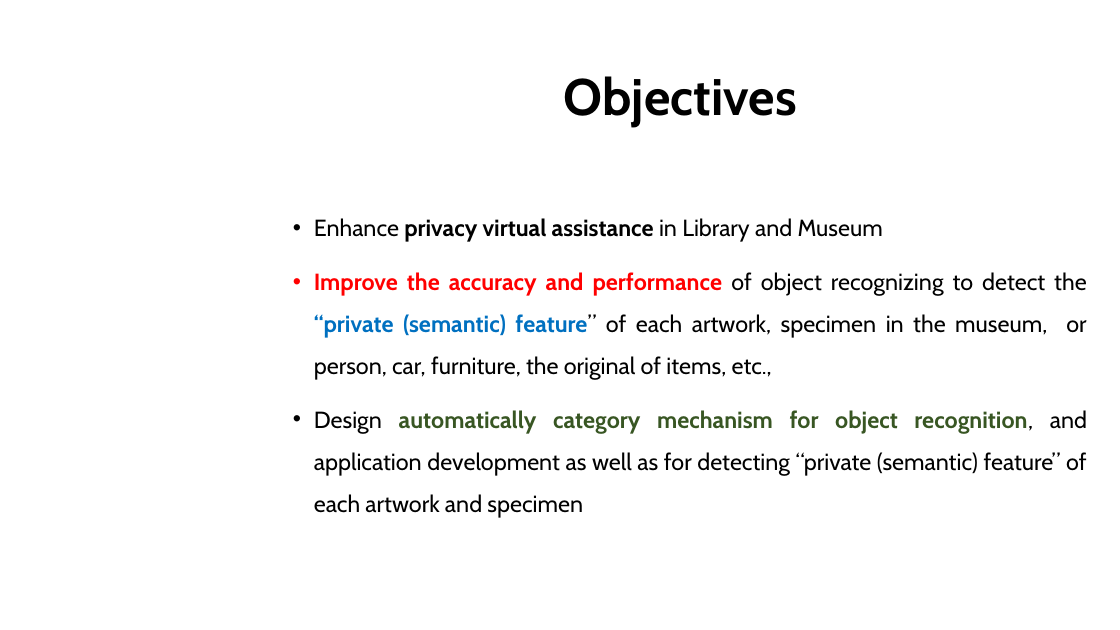
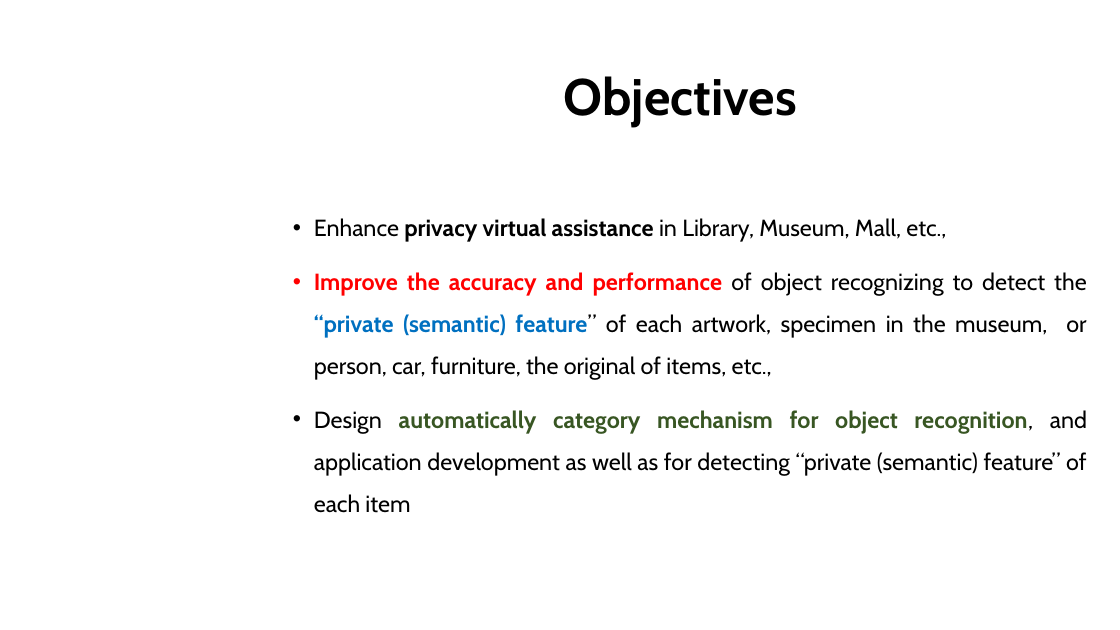
Before and after one commit to dungdovu/DGA1031, a slide deck: slide 26 of DGA1031/What is it.pptx (slide 25 before the commit). Drawn at 1120x630 pixels with LibreOffice and Linux fonts; fonts in the diff are those of the drawing; background and template pictures are left out. Boxes give left, top, right and bottom in pixels: in the first picture for what was removed or moved away, otherwise in the second. Text is boxed around its words. In the diff, an @@ line names an element or a change of style, - is before the commit and + after.

```diff
--- a/DGA1031/What is it.pptx
+++ b/DGA1031/What is it.pptx
@@ text at (314, 218, 946, 242): text changed @@
-• Enhance privacy virtual assistance in Library and Museum
+• Enhance privacy virtual assistance in Library, Museum, Mall, etc.,
@@ text at (314, 410, 1087, 513): text changed @@
-• Design automatically category mechanism for object recognition, and application development as well as for detecting “private (semantic) feature” of each artwork and specimen
+• Design automatically category mechanism for object recognition, and application development as well as for detecting “private (semantic) feature” of each item
```
Also in this commit, not shown: 5 other slides changed, 1 slide added.
